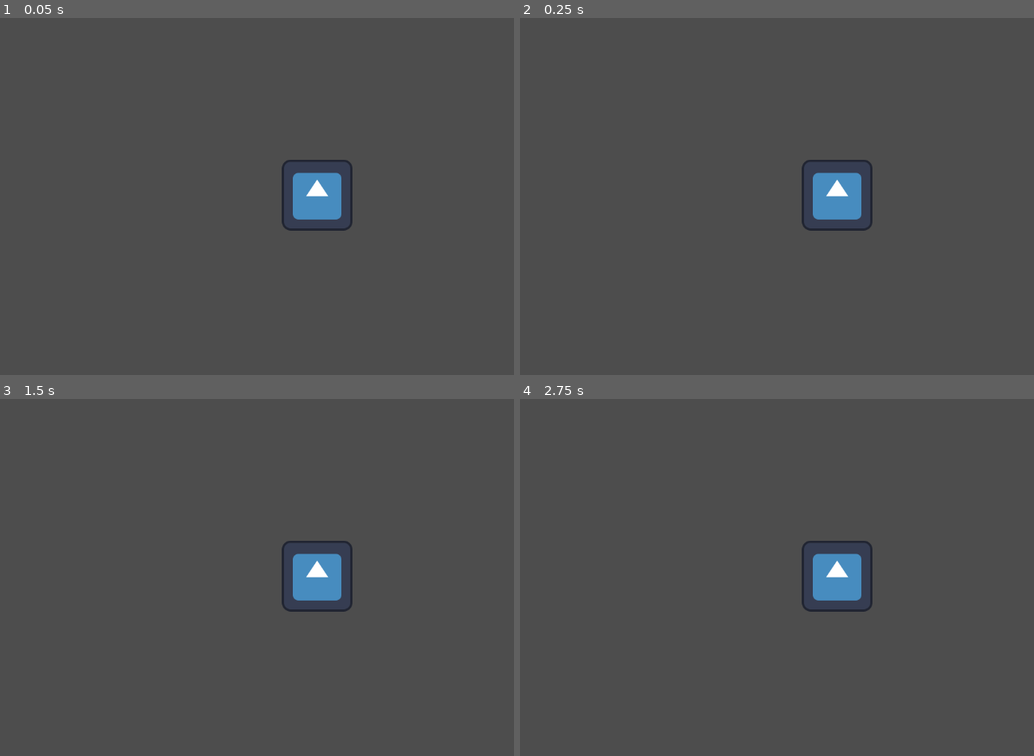
Above: before the commit, frames 1-4 (two rows, left to right).
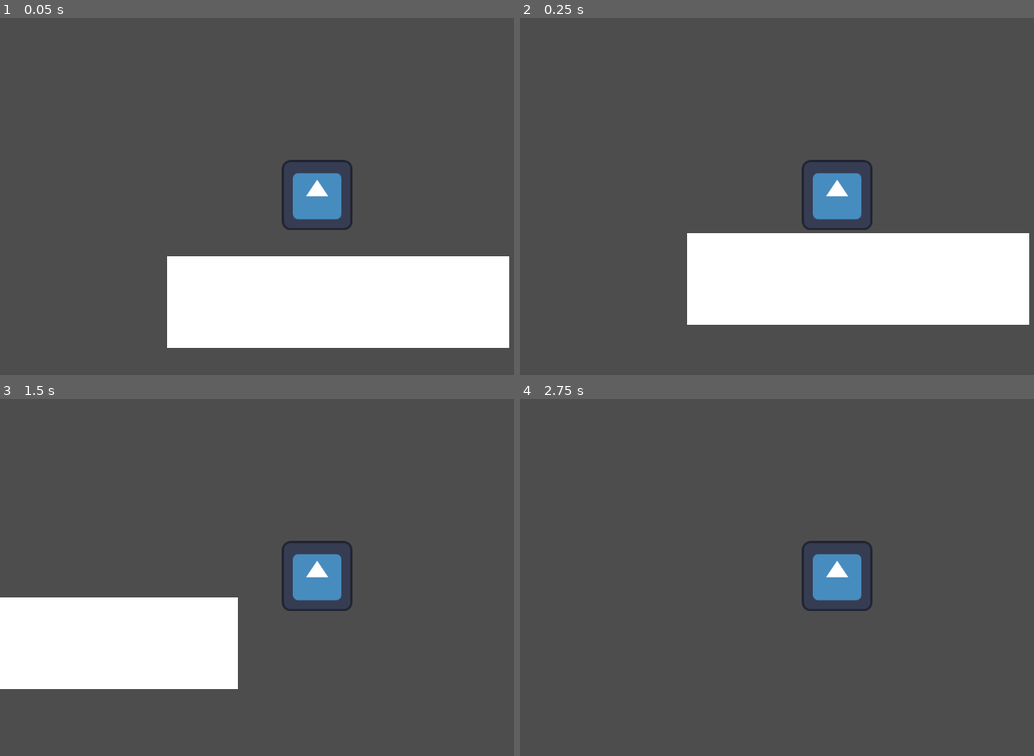
Above: after the commit, the same moments.

Repository: Xernuz/A-Work-of-Art
Game: Godot game, scene res://main.tscn
The game is run twice, just before and just after one commit, with the same random seed, the same clock (stepped at 60 frames per second) and the same inputs. Before the commit the project starts from res://player.tscn. The engine's default icon, where the game draws it, is replaced by a stand-in: a white triangle on a blue panel in a dark square.
Inputs:
- Up to frame 1 (0.05 s): no input
- Up to frame 2 (0.25 s): no input
- Up to frame 3 (1.5 s): tap Enter at 0.5 s; hold Shift (run) 0.53-1.28 s; hold D (right) from 0.53 s (still down); tap Space (jump) at 0.77 s; tap Ctrl (crouch) at 1.35 s
- Up to frame 4 (2.75 s): tap Space (jump) at 1.52 s; tap Shift (run) at 1.55 s; release D (right) at 2.03 s; hold A (left) from 2.03 s (still down); hold Shift (run) from 2.03 s (still down)

The runs differ from the first frame. In frame 1, 17% of the frame differs, in the area x 32-100%, y 43-93%; in frame 2, 17%; in frame 3, 12%; in frame 4, less than 0.1%.

Commit message:
main scene
changed the main scene

Diff:
--- a/project.godot
+++ b/project.godot
@@ -11,7 +11,7 @@
 [application]
 
 config/name="Test"
-run/main_scene="res://player.tscn"
+run/main_scene="res://main.tscn"
 config/features=PackedStringArray("4.3", "Forward Plus")
 config/icon="res://icon.svg"
 
